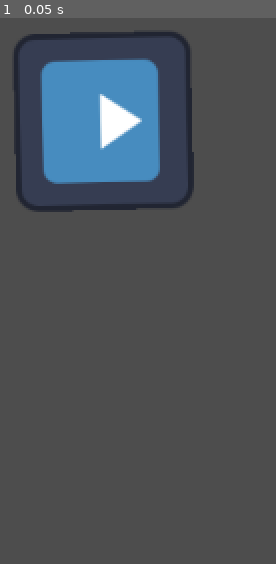
Above: before the commit, frame 1.
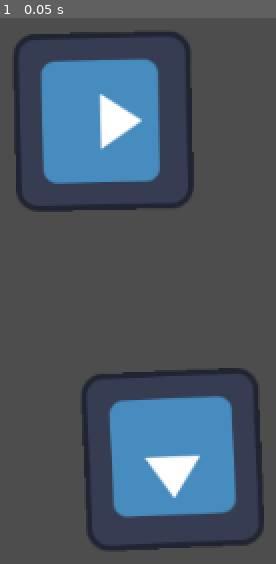
Above: after the commit, the same moment.

Repository: Artindi/Server-Wide-Game-Jam-1
Game: Godot game, scene res://temp_test.tscn
Two runs of this game, one before a commit and one after it. Both use one fixed random seed, a clock stepped at 60 frames per second and the inputs below. The project has no main scene, so this scene is started directly. The engine's default icon, where the game draws it, is replaced by a stand-in: a white triangle on a blue panel in a dark square.
Inputs:
- Up to frame 1 (0.05 s): no input

The runs differ from the first frame. In frame 1, 12% of the frame differs, in the area x 29-96%, y 64-98%.

Commit message:
test

Diff:
--- a/temp_test.tscn
+++ b/temp_test.tscn
@@ -8,3 +8,9 @@
 position = Vector2(249, 203)
 rotation = 1.54904
 texture = ExtResource("1_ecova")
+
+[node name="Icon2" type="Sprite2D" parent="."]
+position = Vector2(299, 447)
+rotation = 3.09808
+scale = Vector2(1, 1)
+texture = ExtResource("1_ecova")
